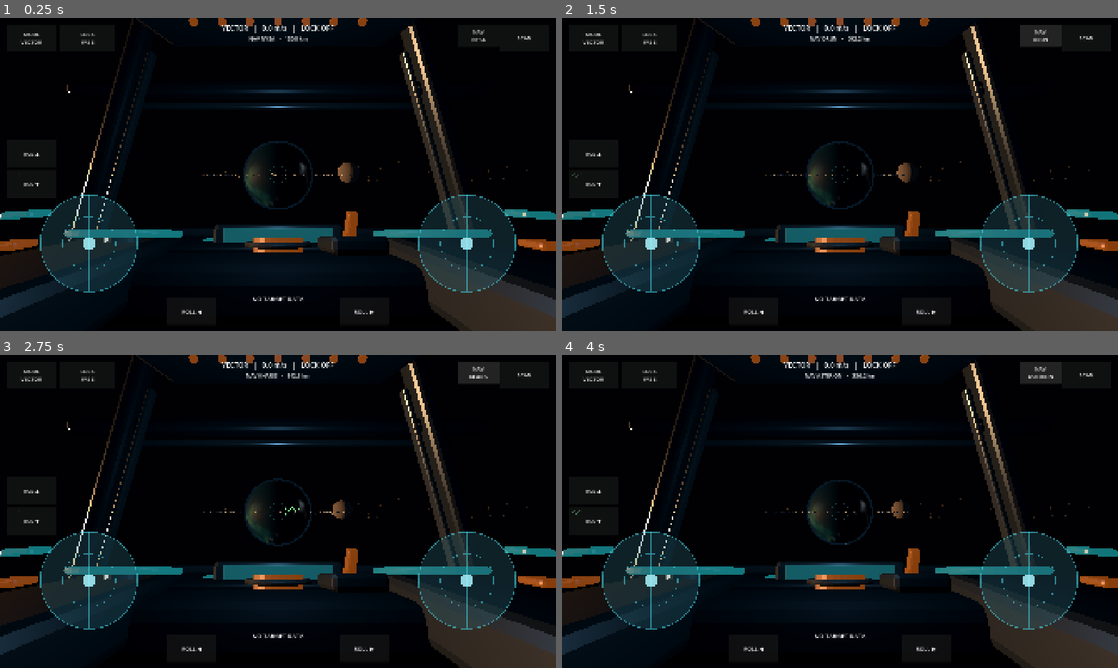
Above: before the commit, frames 1-4 (two rows, left to right).
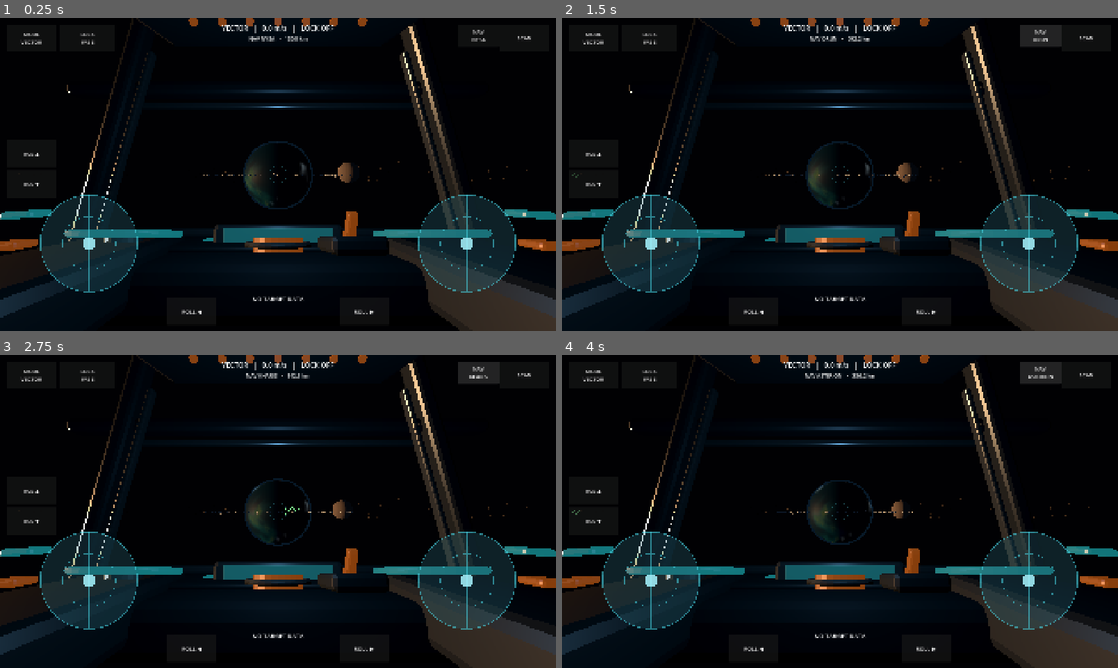
Above: after the commit, the same moments.

Repository: narmanb/science-playground
Game: Godot game, scene res://scenes/main.tscn
Two runs of this game, one before a commit and one after it. Both use one fixed random seed, a clock stepped at 60 frames per second and the inputs below.
Inputs:
- Up to frame 1 (0.25 s): no input
- Up to frame 2 (1.5 s): click "NAV NYSA" at 0.5 s; click "NAV VEYR" at 1.25 s
- Up to frame 3 (2.75 s): click "NAV ORUN" at 2 s
- Up to frame 4 (4 s): click "NAV KHARIS" at 2.75 s; click "NAV THALE" at 3.5 s

The runs differ from the first frame. In frame 1, less than 0.1% of the frame differs, in the area x 36-62%, y 49-52%; in frame 2, 0.1%; in frame 3, 0.1%; in frame 4, 0.2%, in the area x 38-64%, y 41-61%.

Commit message:
Wire manifest-driven planetary rotation

Diff:
--- a/scenes/main.tscn
+++ b/scenes/main.tscn
@@ -8,6 +8,7 @@
 [ext_resource type="Script" path="res://scripts/visual_enhancer.gd" id="6_visual"]
 [ext_resource type="Script" path="res://scripts/velocity_vector_hud.gd" id="7_velocity"]
 [ext_resource type="Script" path="res://scripts/navigation_hud.gd" id="8_navigation"]
+[ext_resource type="Script" path="res://scripts/world_rotation_controller.gd" id="9_rotation"]
 
 [sub_resource type="Environment" id="Environment_space"]
 background_mode = 1
@@ -37,6 +38,9 @@
 
 [node name="VisualEnhancer" type="Node" parent="."]
 script = ExtResource("6_visual")
+
+[node name="WorldRotationController" type="Node" parent="."]
+script = ExtResource("9_rotation")
 
 [node name="Ship" type="RigidBody3D" parent="."]
 transform = Transform3D(1, 0, 0, 0, 1, 0, 0, 0, 1, 310, 0, 130)
Not shown: 1 places in scenes/main.tscn that only renumber resources
